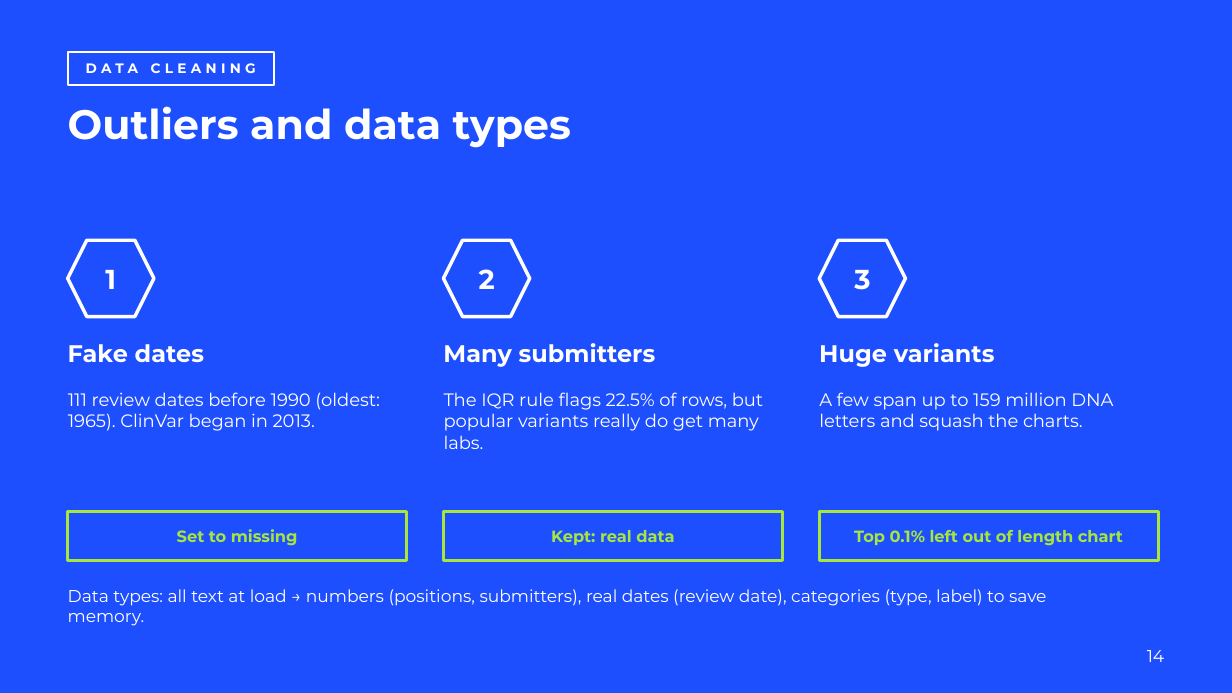
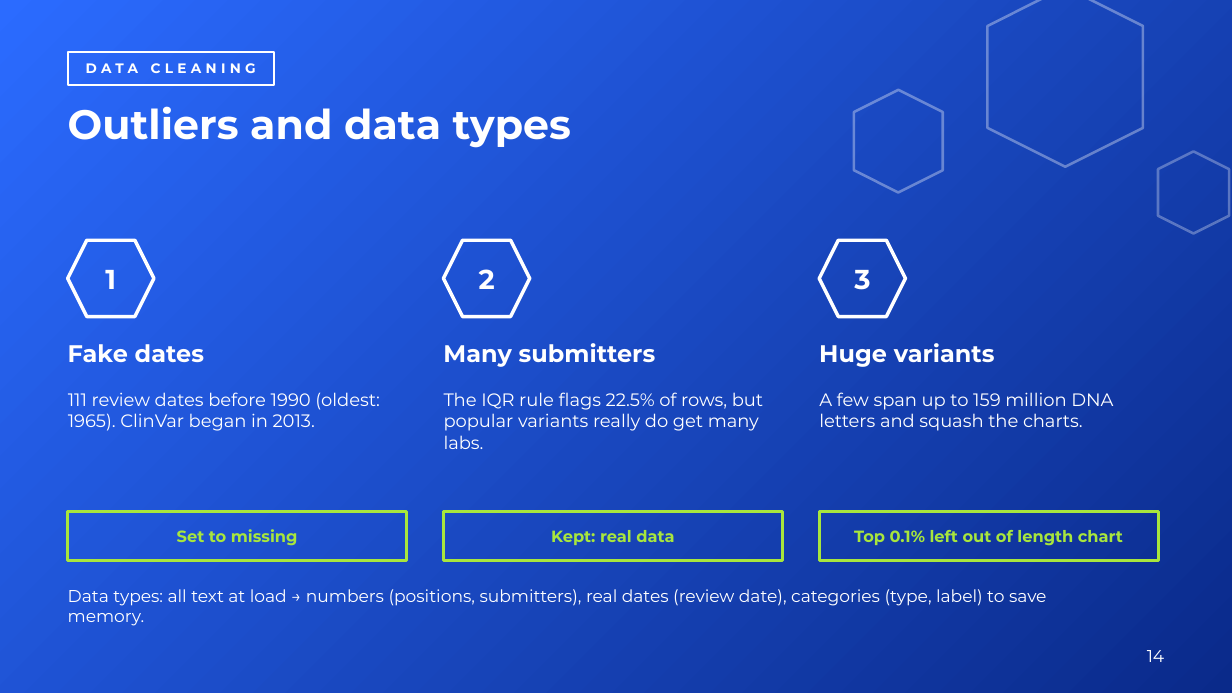
Before and after one commit to yeruka-ui/ClinVar-Data-Analysis, a slide deck: slide 14 of ClinVar_Full_Presentation_DNA.pptx. Drawn at 1232x693 pixels with LibreOffice and Linux fonts; fonts in the diff are those of the drawing; background and template pictures are left out. Boxes give left, top, right and bottom in pixels: in the first picture for what was removed or moved away, otherwise in the second. Text is boxed around its words. In the diff, an @@ line names an element or a change of style, - is before the commit and + after.

```diff
--- a/ClinVar_Full_Presentation_DNA.pptx
+++ b/ClinVar_Full_Presentation_DNA.pptx
@@ background picture (left out) to gradient #2B6BFF to #0A2A8A @@
@@ hexagon added at [988,0,1143,166], outline #FFFFFF 1.5 pt @@
@@ hexagon added at [854,89,943,192], outline #FFFFFF 1.5 pt @@
@@ hexagon added at [1157,151,1229,233], outline #FFFFFF 1.5 pt @@
```
Also in this commit, not shown: 32 other slides changed, 10 other files.
